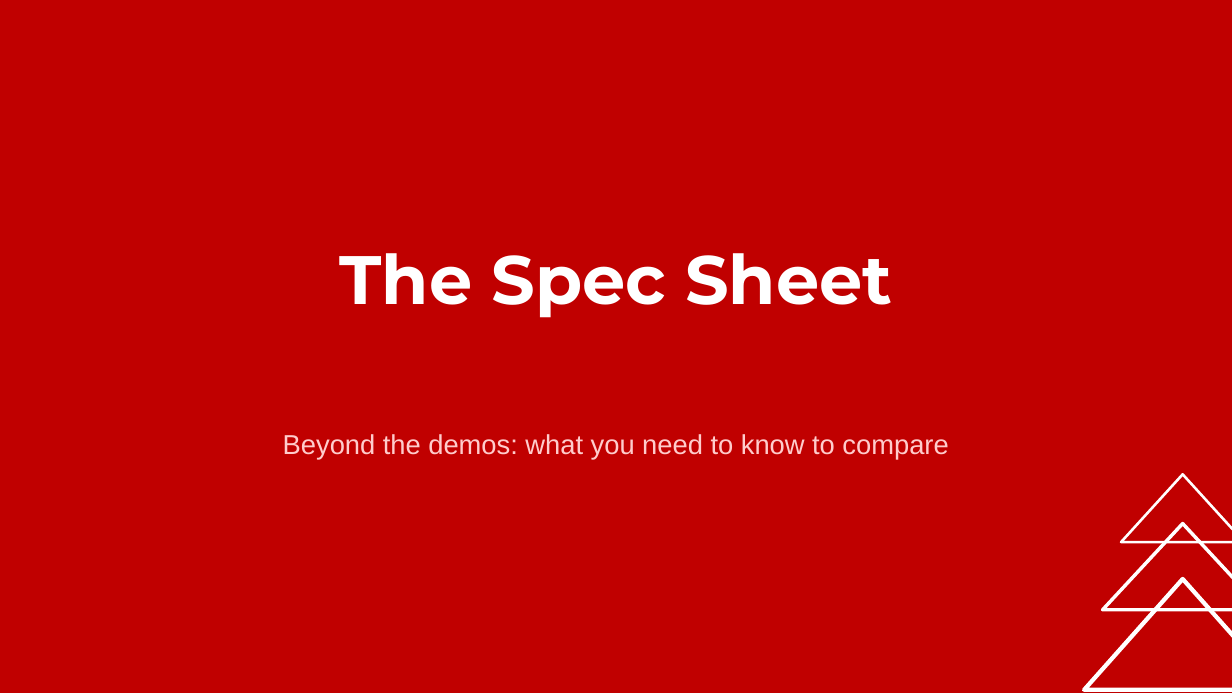
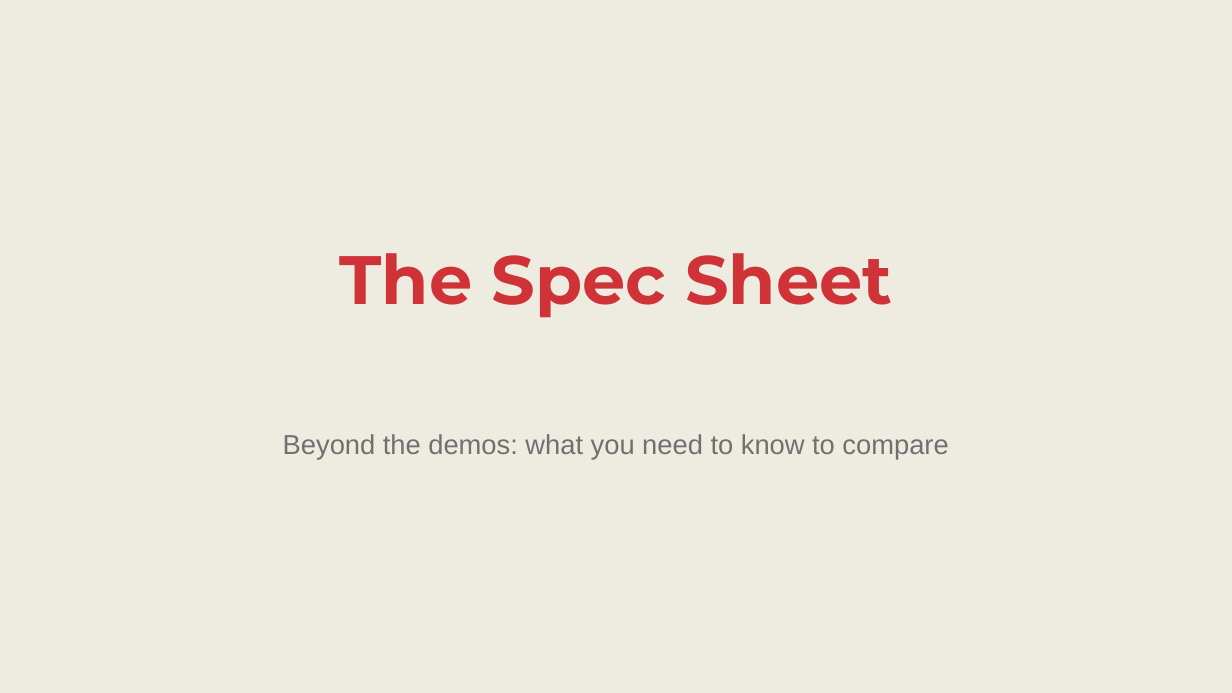
Before and after one commit to stringfestdata/copilot-opus-vs-claude-excel-addin, a slide deck: slide 12 of Copilot vs Claude Slides.pptx. Drawn at 1232x693 pixels with LibreOffice and Linux fonts; fonts in the diff are those of the drawing. Boxes give left, top, right and bottom in pixels: in the first picture for what was removed or moved away, otherwise in the second. Text is boxed around its words. In the diff, an @@ line names an element or a change of style, - is before the commit and + after.

```diff
--- a/Copilot vs Claude Slides.pptx
+++ b/Copilot vs Claude Slides.pptx
@@ background #C00000 to #EEECE1 @@
@@ text "The Spec Sheet" at bbox=[339, 253, 892, 318]: text colour #FFFFFF to #CF3338 @@
@@ text "Beyond the demos: what you ..." at bbox=[283, 434, 948, 460]: text colour #FFCCCC to #707070 @@
@@ triangle removed at bbox=[1121, 474, 1232, 542] @@
@@ triangle removed at bbox=[1103, 524, 1232, 610] @@
@@ triangle removed at bbox=[1084, 579, 1232, 690] @@
```
Also in this commit, not shown: 24 other slides changed, 5 other files.
